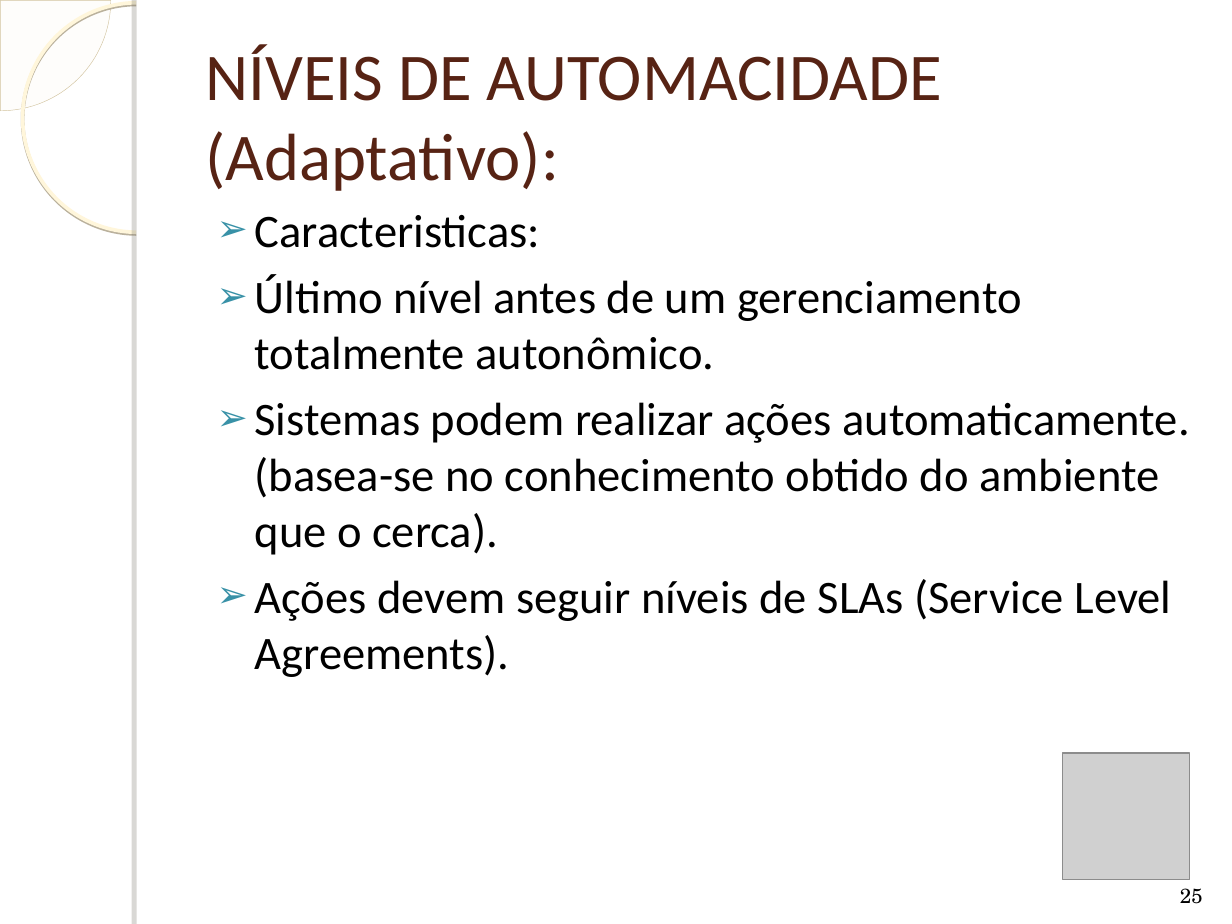
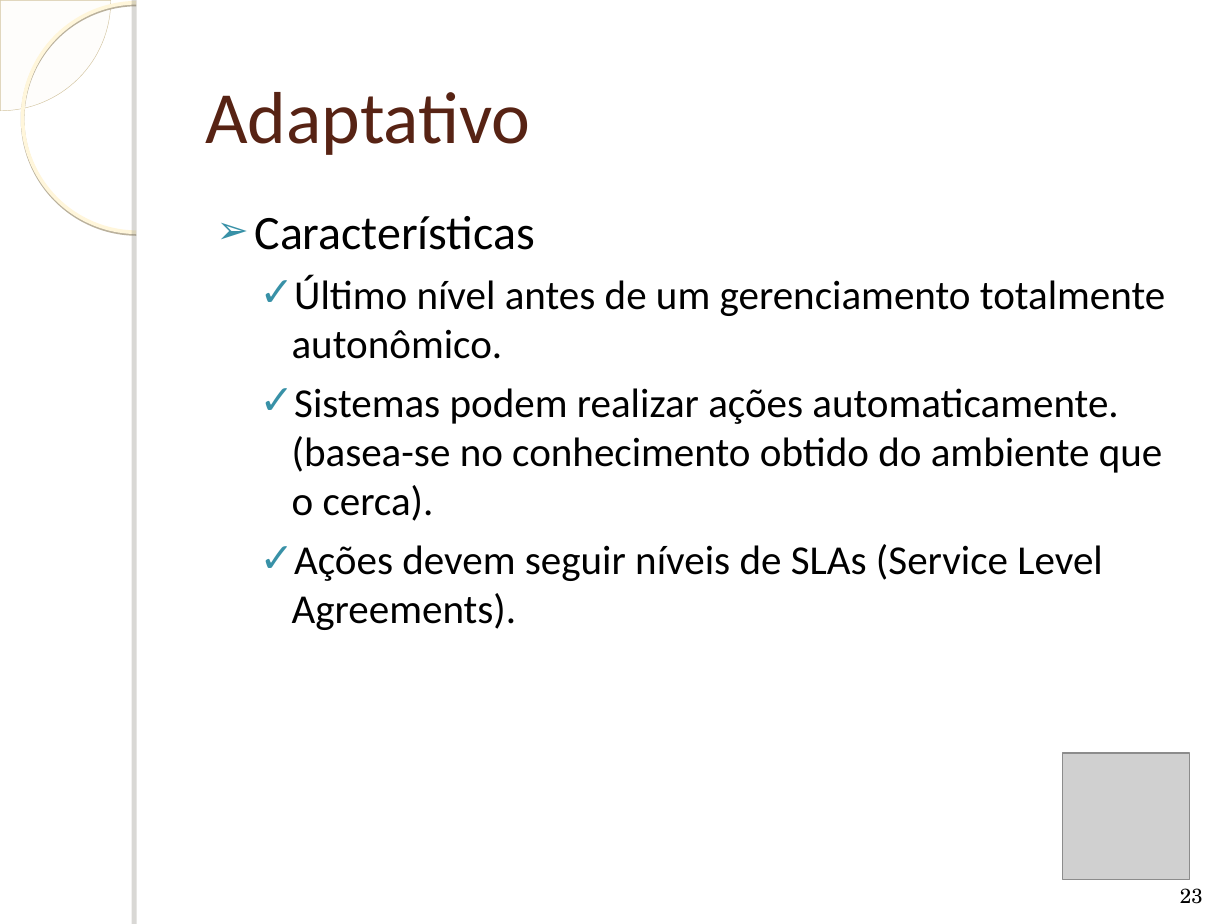
Before and after one commit to humbertogaliza/relatorio-mob655, a slide deck: slide 23 of Apresentação Redes Autonômicas.ppt (slide 25 before the commit). Drawn at 1232x924 pixels with LibreOffice and Linux fonts; fonts in the diff are those of the drawing; grey boxes stand for pictures; background and template pictures are left out. Boxes give left, top, right and bottom in pixels: in the first picture for what was removed or moved away, otherwise in the second. Text is boxed around its words. In the diff, an @@ line names an element or a change of style, - is before the commit and + after.

```diff
--- a/Apresentação Redes Autonômicas.ppt
+++ b/Apresentação Redes Autonômicas.ppt
@@ title at (205,92,530,155): text changed; size 39 to 43 pt @@
-NÍVEIS DE AUTOMACIDADE
-(Adaptativo):
+Adaptativo
@@ text at (255,216,536,250): text changed; size 27.2 to 28 pt @@
-➢ Caracteristicas:
+➢ Características
@@ text at (292,275,1165,630): size 27.2 to 24 pt; bullet ➢ to ✓; list level 1 to 2 in "Último nível antes de um ..."; list level 1 to 2 in "Sistemas podem realizar ações automaticamente. ..."; list level 1 to 2 in "Ações devem seguir níveis de ..." @@
@@ page number at (1180,888,1203,904): text changed @@
-25
+23
```
Also in this commit, not shown: 18 other slides changed, 3 slides added, 3 slides removed, 2 other files.
